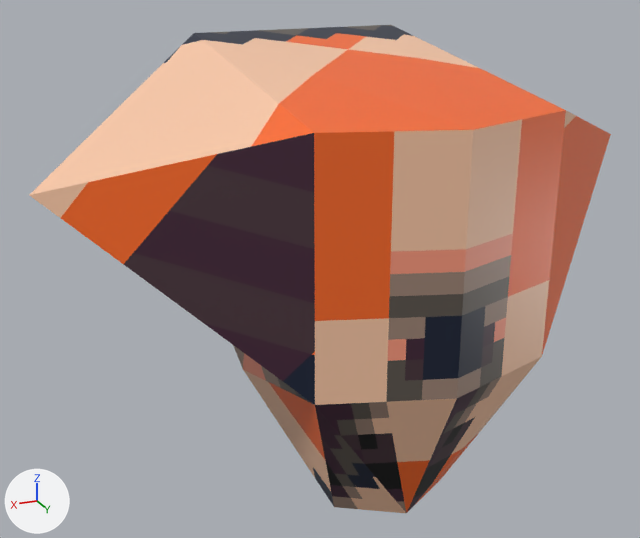
One commit to the Blender file models/cube.blend: the scene before it, then after it.
Rendered twice from a camera (50 mm lens) standing at (19.3, 41.6, 13.2) and looking at (1.9, 1.0, -3.4). Arrows for +X, +Y and +Z are at lower left; the lights stay in place.

The first picture shows 'model'.
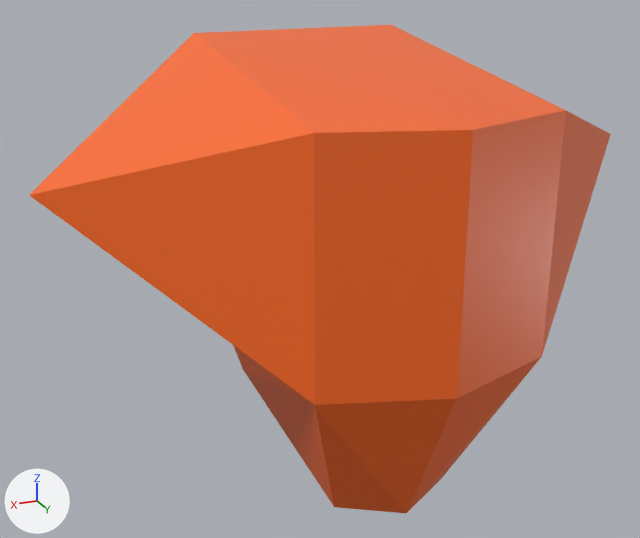
Location of each change, [x1, y1, x2, y2] in pixels of the pictures (640 x 538 px):
'model', surface changed
    both: [29, 25, 578, 513]
part 1 of me_cube, surface changed
    both: [29, 25, 611, 513]

What changed in the scene script:
```text
Change mat_material:
    remove n3 = _N.new('ShaderNodeTexCoord'); n3.name = 'Texture Coordinate'
    add n4 = _N.new('ShaderNodeUVMap'); n4.name = 'UV Map'
    add n4.from_instancer = True
    where n2 = _N.new('ShaderNodeTexImage'); n2.name = 'Image Texture'
    remove _L.new(n3.outputs[2], n2.inputs[0])  # 'UV' to 'Vector'
    add _L.new(n4.outputs[0], n2.inputs[0])  # 'UV' to 'Vector'
Change me_cube:
    where me_cube.from_pydata(...)  # 20 vertices, 26 faces; spans x -16.1..16.1, y -8.5..12.0, z -14.8..8.2
    used by ob_model
    me_cube part 1: texture (UV) coordinates of 18 of 26 faces, centred in x -9.4..9.4, y -7.6..11.0, z -11.8..7.1, changed; they spanned u 0.0..0.95, v 0.0..1.0 and now span u 0.0..0.5, v 0.12..1.0
```
